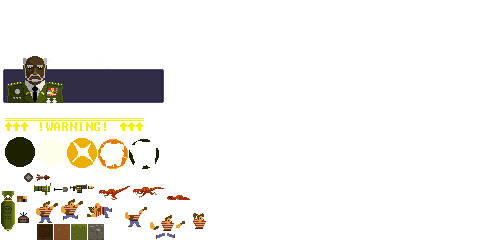
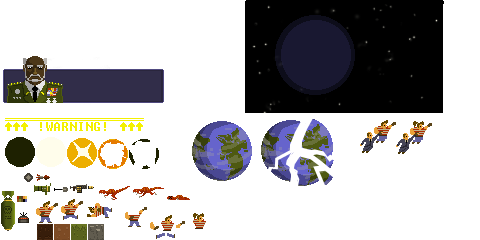
Layered file, before and after one edit (w=480, h=240). Changes by layer:
added layer "Layer 34 copy" above "Layer 35" over [360, 120, 396, 153]
added layer "Layer 35" above "earth exploded" over [396, 121, 432, 154]
added layer "earth exploded" above "earth" over [261, 119, 334, 186]
added layer "earth" above "stars" over [192, 121, 252, 181]
added layer "stars" above "general" over [245, 0, 444, 114]
